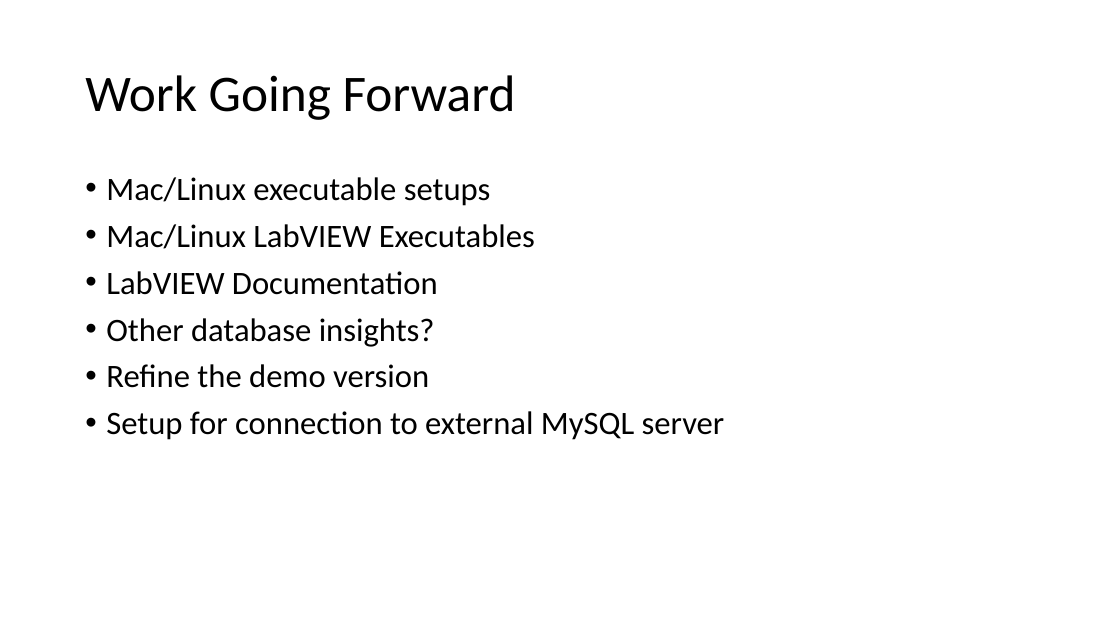
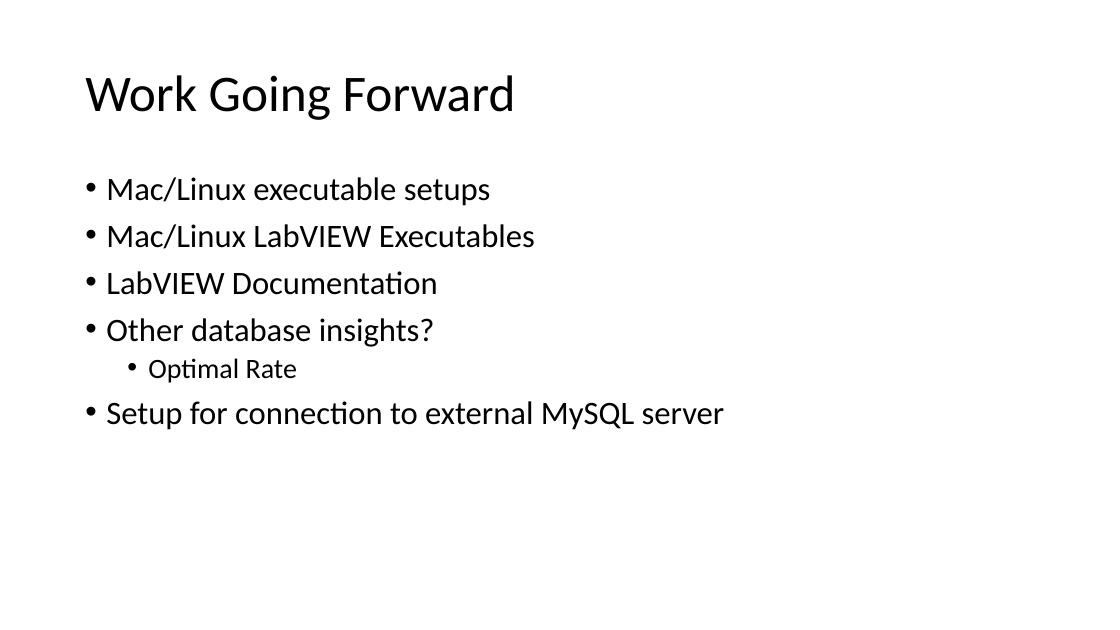
Before and after one commit to nathan-m-schneider-22/Dust-Accelerator-Database-Analysis, a slide deck: slide 20 of Dust_Data_Project.pptx. Drawn at 1120x630 pixels with LibreOffice and Linux fonts; fonts in the diff are those of the drawing. Boxes give left, top, right and bottom in pixels: in the first picture for what was removed or moved away, otherwise in the second. Text is boxed around its words. In the diff, an @@ line names an element or a change of style, - is before the commit and + after.

Commit message:
Optimal rate update

```diff
--- a/Dust_Data_Project.pptx
+++ b/Dust_Data_Project.pptx
@@ text at (148,358,297,383): text changed; size 28 to 24 pt @@
-• Refine the demo version
+  • Optimal Rate
```
Also in this commit, not shown: 10 other files.
